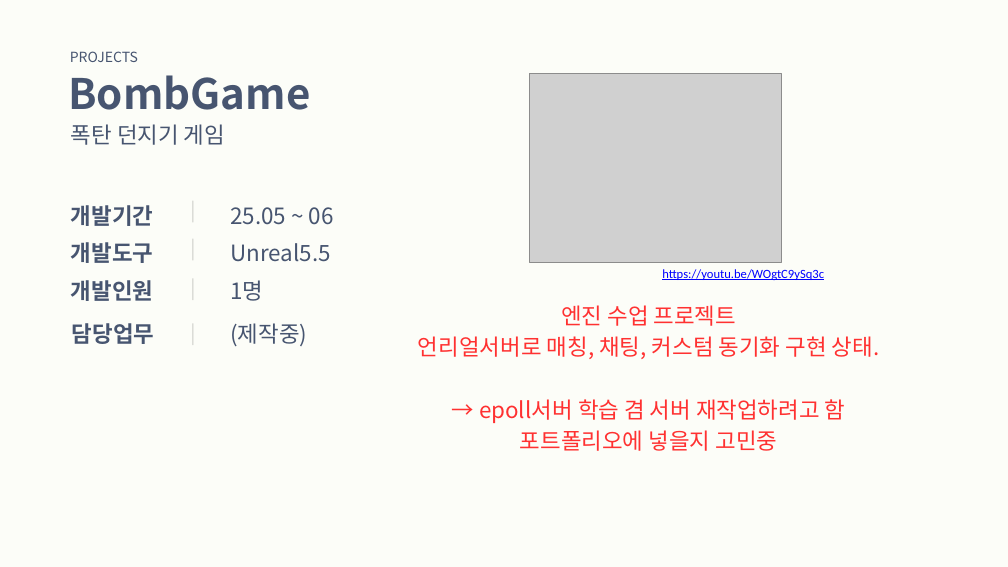
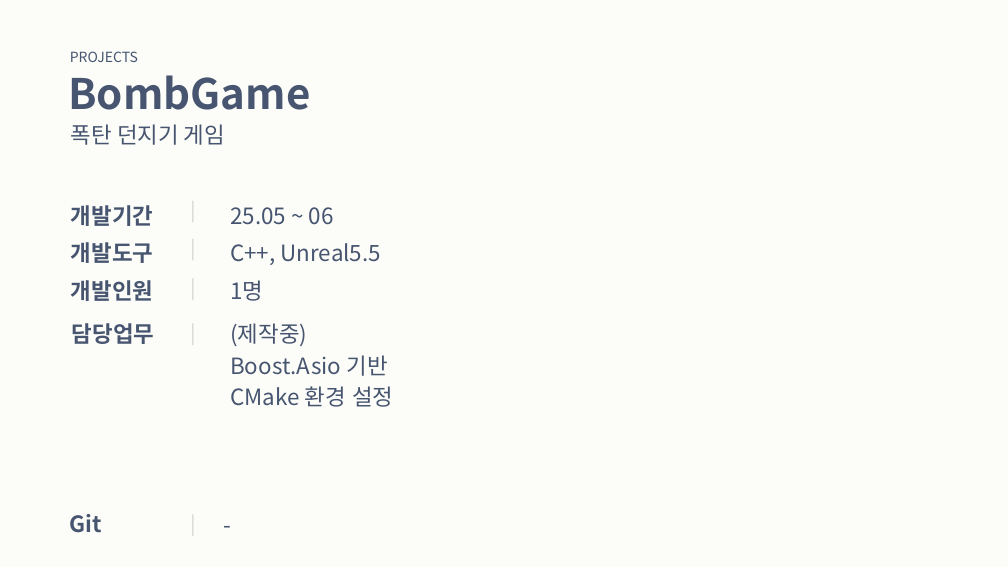
Before and after one commit to sungone/GP2025, a slide deck: slide 18 of 문서/포트폴리오/황수지/황수지포트폴리오.pptx (slide 21 before the commit). Drawn at 1008x567 pixels with LibreOffice and Linux fonts; fonts in the diff are those of the drawing; grey boxes stand for pictures. Boxes give left, top, right and bottom in pixels: in the first picture for what was removed or moved away, otherwise in the second. Text is boxed around its words. In the diff, an @@ line names an element or a change of style, - is before the commit and + after.

```diff
--- a/문서/포트폴리오/황수지/황수지포트폴리오.pptx
+++ b/문서/포트폴리오/황수지/황수지포트폴리오.pptx
@@ picture removed at (529,74,781,263) @@
@@ text at (230,243,381,265): text changed @@
-Unreal5.5
+C++, Unreal5.5
@@ text removed at (662,269,824,280) @@
-https://youtu.be/WOgtC9ySq3c
@@ text removed at (418,305,880,451) @@
-엔진 수업 프로젝트
-언리얼서버로 매칭, 채팅, 커스텀 동기화 구현 상태.
-→ epoll서버 학습 겸 서버 재작업하려고 함
-포트폴리오에 넣을지 고민중
@@ text at (230,355,393,407): paragraphs added @@
+Boost.Asio 기반
+CMake 환경 설정
@@ text added at (223,507,740,538), 32 pt, text #475570 @@
+-
@@ text added at (70,514,102,533), 32 pt, text #475570, bold @@
+Git
@@ line added from (193, 536) to (193, 515), #000000 1.5 pt @@
```
Also in this commit, not shown: 3 other slides changed, 3 slides removed.
